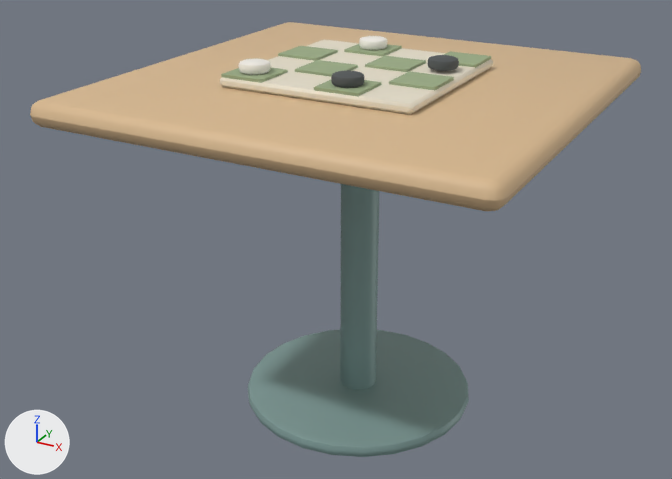
An edit to the glTF model games/prison/art/models/games_table.glb, drawn before and after from the same camera.
Camera for both pictures: a 50 mm camera at (0.826, -1.605, 1.168) aimed at (-0.042, -0.026, 0.379). Every picture has the same lights, and +X, +Y and +Z are marked at lower left. The older version comes first. Where no turn or scale is listed for an object, it has been applied to the vertices.

Objects in the first picture: 'book_c', 'cream', 'paint', 'rubber', 'sheet', 'wood'.
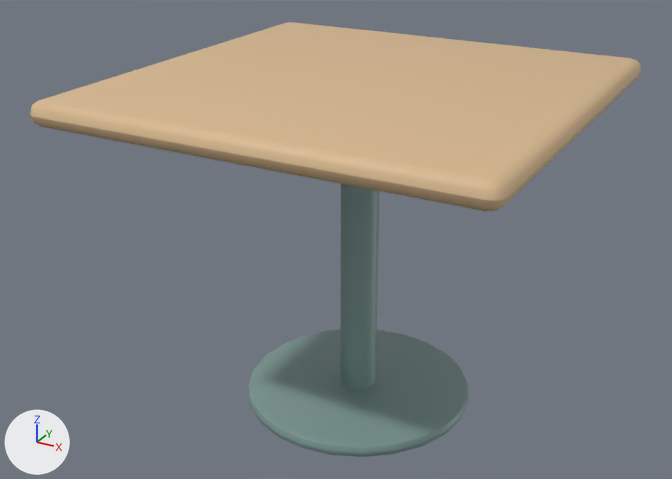
Location of each change, (x1, y1, x2, y2) in pixels of the pictures (672 x 479 px):
'cream', deleted
    before: (220, 40, 493, 115)
'book_c', deleted
    before: (221, 44, 491, 97)
'rubber', deleted
    before: (331, 55, 459, 88)
'sheet', deleted
    before: (239, 36, 387, 75)

Edits to the bpy script that builds the scene:
```text
Remove ob_book_c:
    ob_book_c = bpy.data.objects.new('book_c', me_book_c)
    ob_book_c.location = (0.0, 0.0, 0.0)
Remove ob_cream:
    ob_cream = bpy.data.objects.new('cream', me_cream)
    ob_cream.location = (0.0, 0.0, 0.0)
Remove ob_rubber:
    ob_rubber = bpy.data.objects.new('rubber', me_rubber)
    ob_rubber.location = (0.0, 0.0, 0.0)
Remove ob_sheet:
    ob_sheet = bpy.data.objects.new('sheet', me_sheet)
    ob_sheet.location = (0.0, 0.0, 0.0)
```
